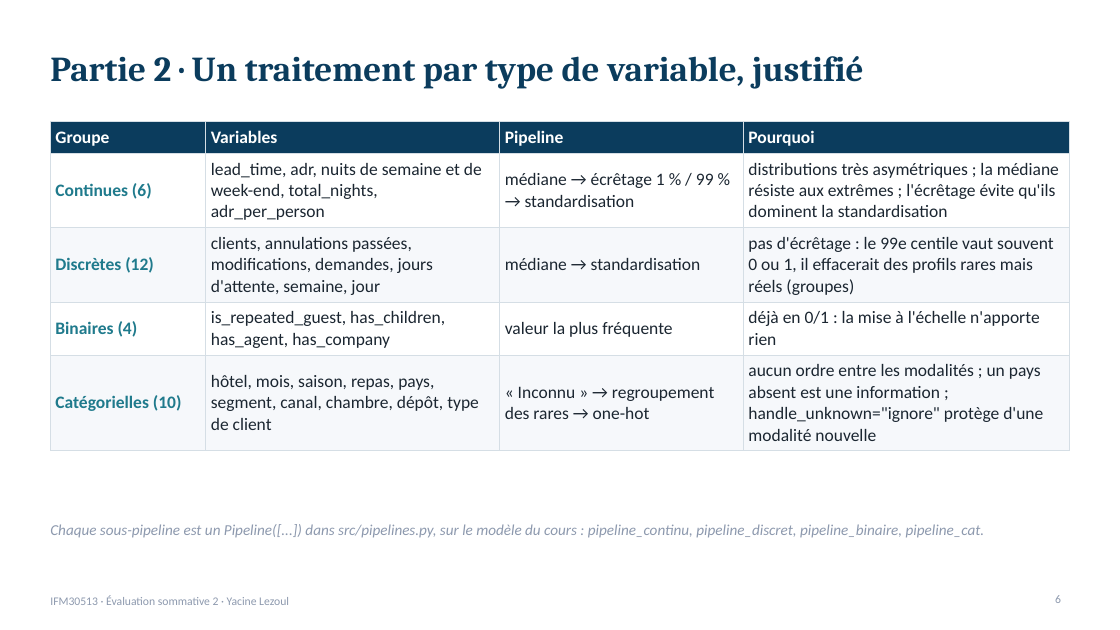
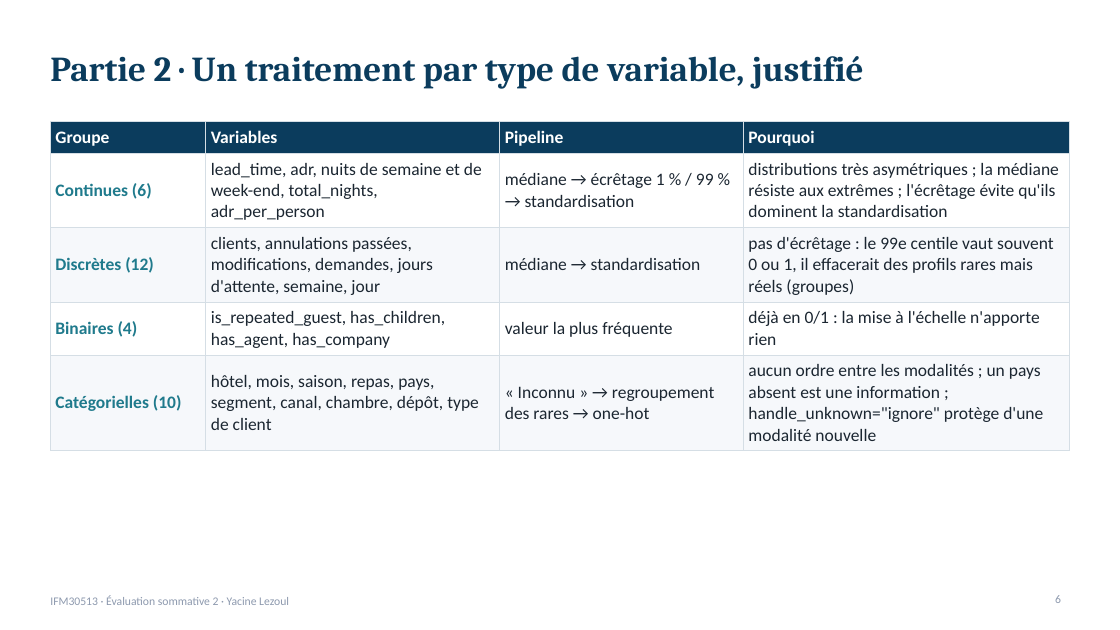
Before and after one commit to lezoul/hotel-cancellation-pipeline, a slide deck: slide 6 of reports/presentation_annulations.pptx. Drawn at 1120x630 pixels with LibreOffice and Linux fonts; fonts in the diff are those of the drawing. Boxes give left, top, right and bottom in pixels: in the first picture for what was removed or moved away, otherwise in the second. Text is boxed around its words. In the diff, an @@ line names an element or a change of style, - is before the commit and + after.

```diff
--- a/reports/presentation_annulations.pptx
+++ b/reports/presentation_annulations.pptx
@@ text removed at (50, 524, 985, 538) @@
-Chaque sous-pipeline est un Pipeline([...]) dans src/pipelines.py, sur le modèle du cours : pipeline_continu, pipeline_discret, pipeline_binaire, pipeline_cat.
```
Also in this commit, not shown: 11 other slides changed, 1 other file.
